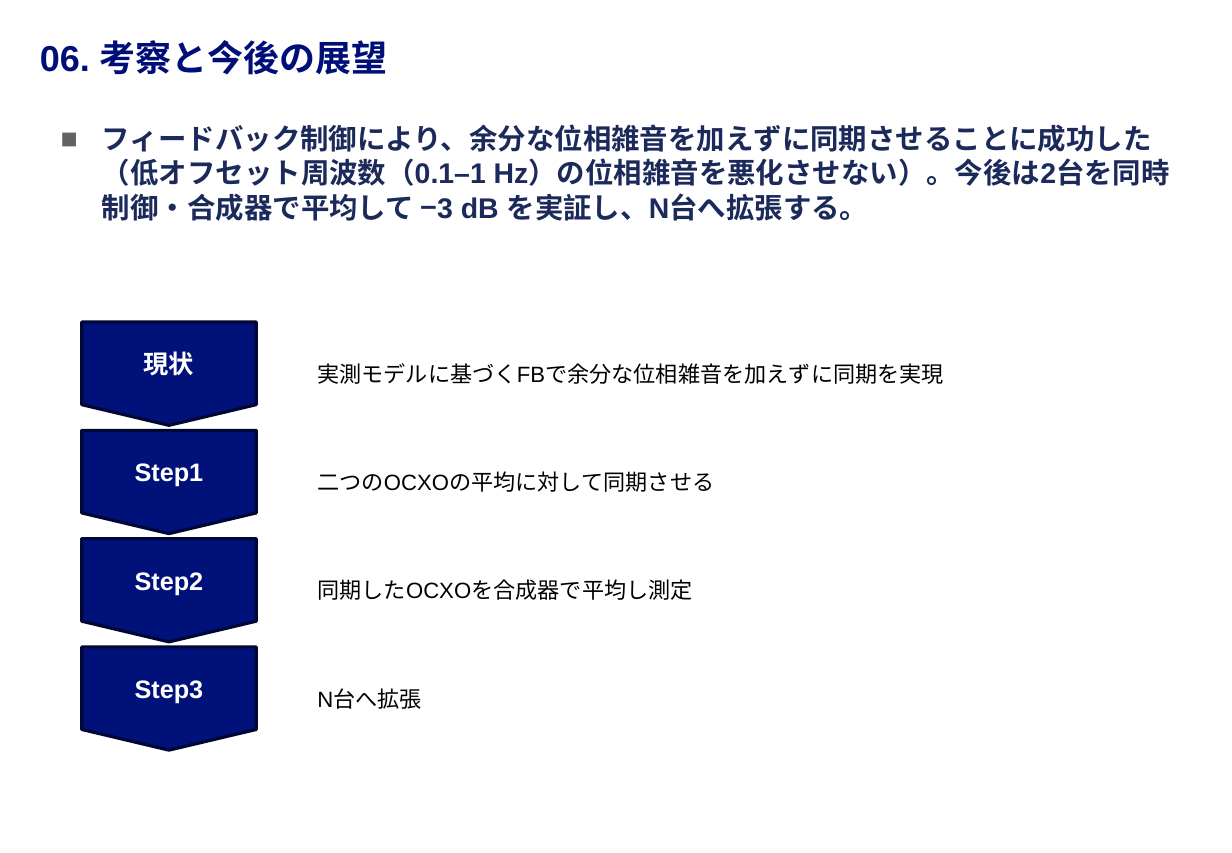
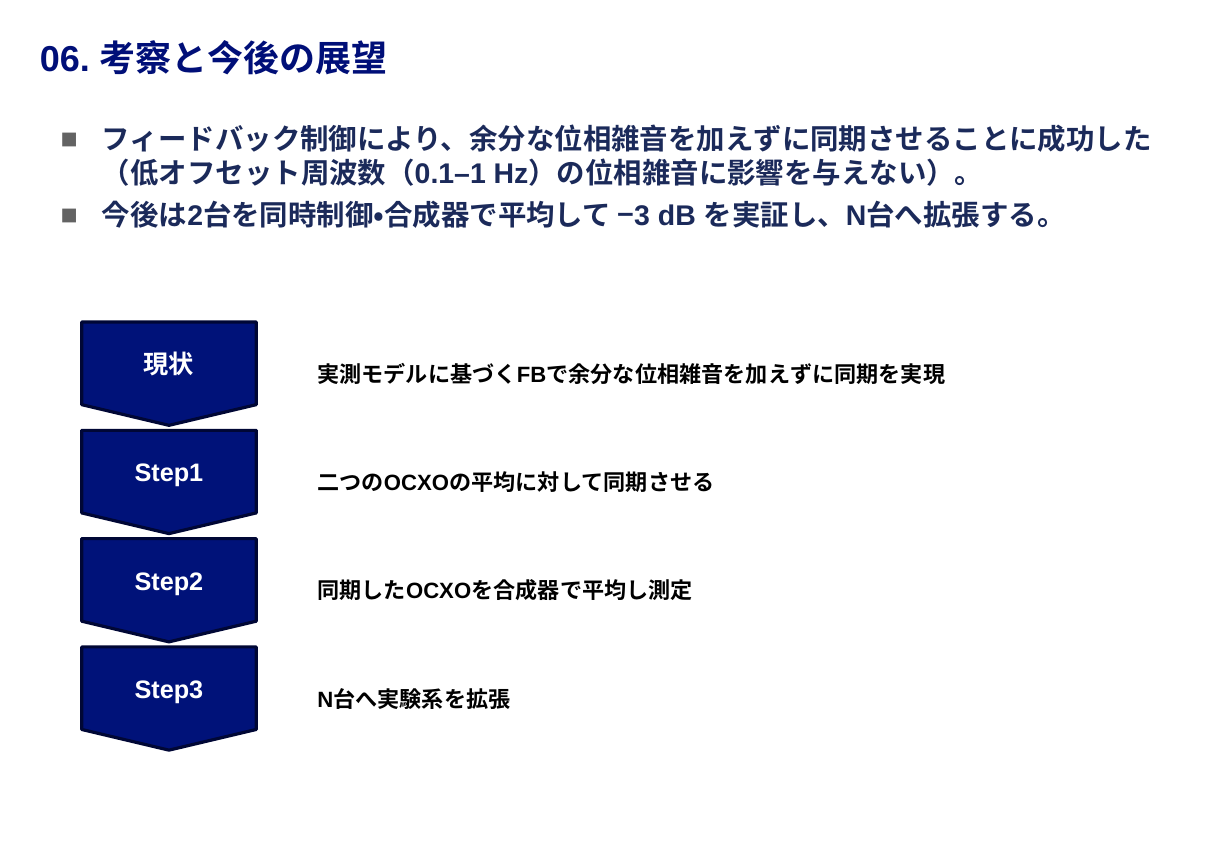
Before and after one commit to Harushirof/master_research, a slide deck: slide 15 of presentations/mid_term_202606/04_slides_draft/中間発表_スライド_v5.pptx. Drawn at 1232x853 pixels with LibreOffice and Linux fonts; fonts in the diff are those of the drawing; background and template pictures are left out. Boxes give left, top, right and bottom in pixels: in the first picture for what was removed or moved away, otherwise in the second. Text is boxed around its words. In the diff, an @@ line names an element or a change of style, - is before the commit and + after.

```diff
--- a/presentations/mid_term_202606/04_slides_draft/中間発表_スライド_v5.pptx
+++ b/presentations/mid_term_202606/04_slides_draft/中間発表_スライド_v5.pptx
@@ text at (102,124,1152,228): text changed @@
-■ フィードバック制御により、余分な位相雑音を加えずに同期させることに成功した（低オフセット周波数（0.1–1 Hz）の位相雑音を悪化させない）。今後は2台を同時制御・合成器で平均して −3 dB を実証し、N台へ拡張する。
+■ フィードバック制御により、余分な位相雑音を加えずに同期させることに成功した（低オフセット周波数（0.1–1 Hz）の位相雑音に影響を与えない）。
+■ 今後は2台を同時制御・合成器で平均して −3 dB を実証し、N台へ拡張する。
@@ bold on in 3 elements at (317,363,945,384), (317,471,714,492), (317,579,693,600) @@
@@ text at (317,689,510,709): text changed; bold on @@
-  N台へ拡張
+  N台へ実験系を拡張
```
Also in this commit, not shown: 10 other slides changed, 8 other files.
